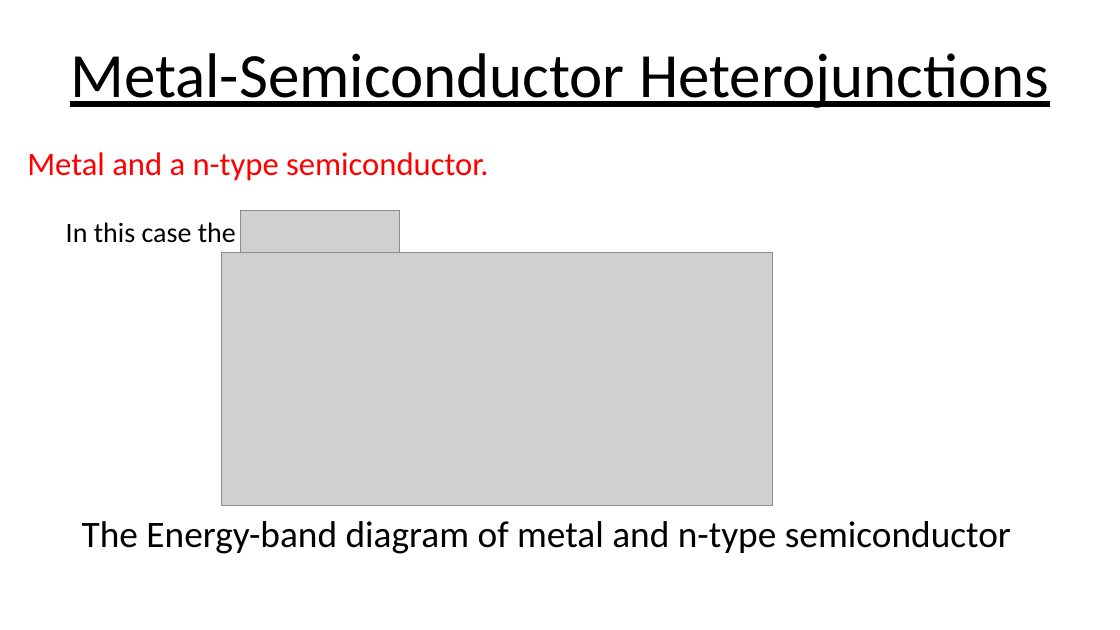
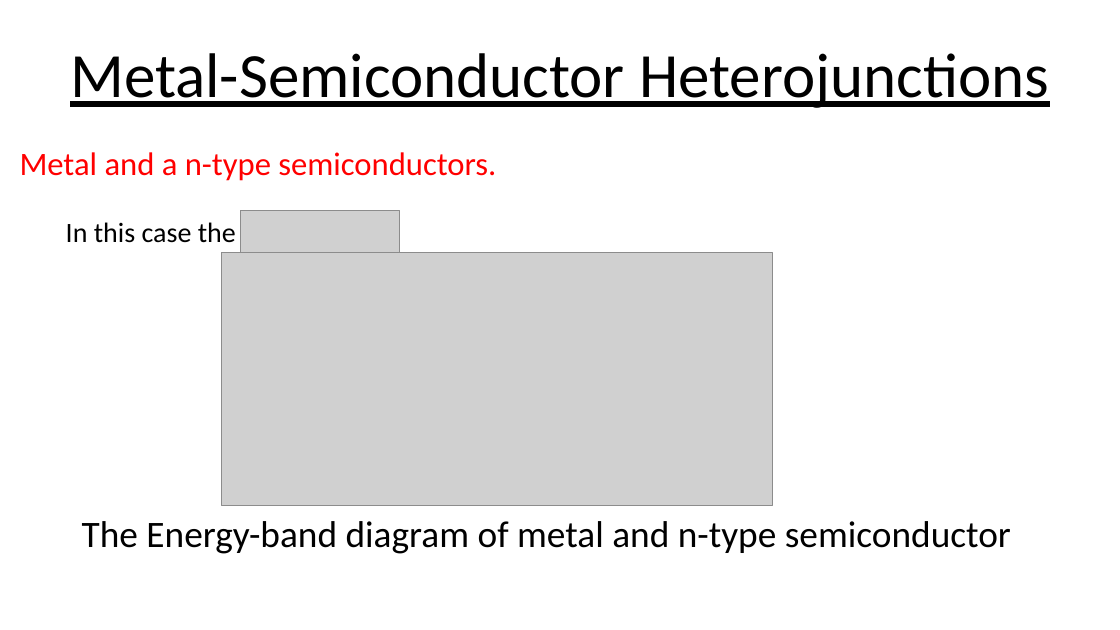
Before and after one commit to RAJATABHA2201/learngit, a slide deck: slide 1 of unacademy.pptx. Drawn at 1120x630 pixels with LibreOffice and Linux fonts; fonts in the diff are those of the drawing; grey boxes stand for pictures. Boxes give left, top, right and bottom in pixels: in the first picture for what was removed or moved away, otherwise in the second. Text is boxed around its words. In the diff, an @@ line names an element or a change of style, - is before the commit and + after.

Commit message:
new

```diff
--- a/unacademy.pptx
+++ b/unacademy.pptx
@@ text at <box>20,152,496,181</box>: text changed @@
-Metal and a n-type semiconductor.
+Metal and a n-type semiconductors.
```
